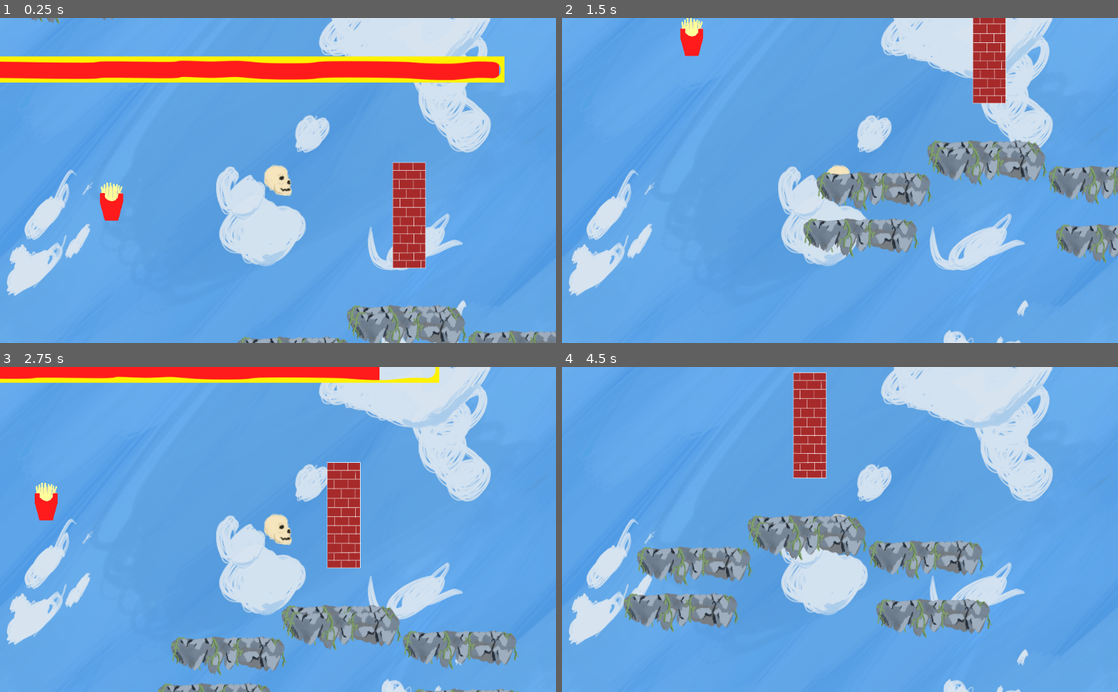
Above: before the commit, frames 1-4 (two rows, left to right).
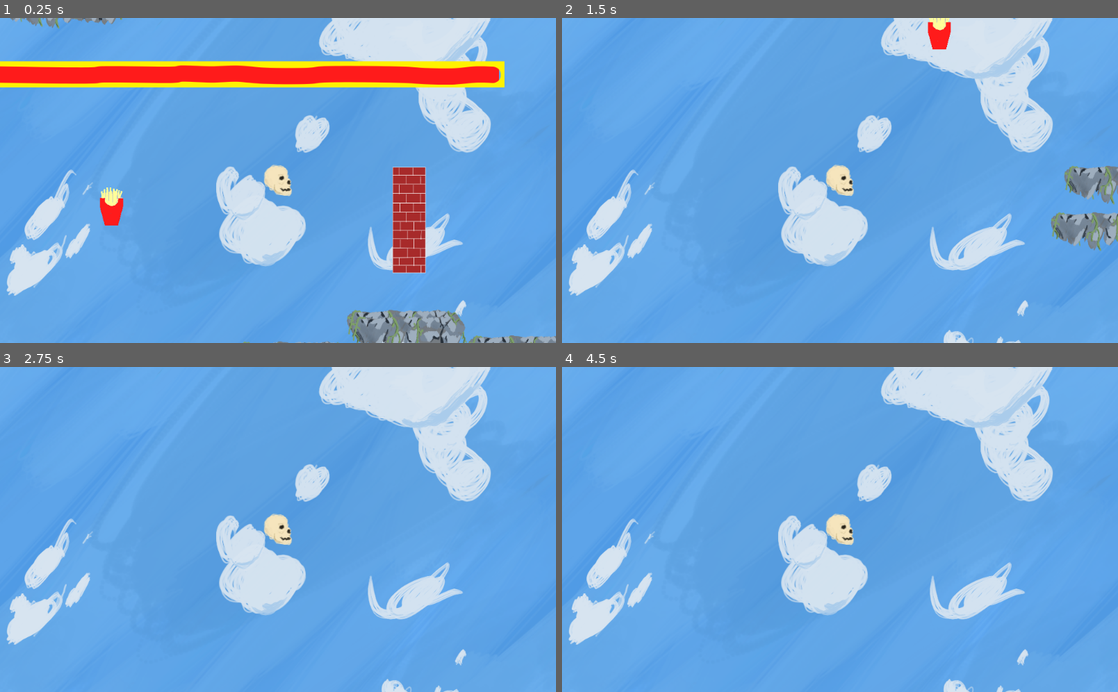
Above: after the commit, the same moments.

Repository: 4X3L/sky-high
Game: Godot game, scene res://Game.tscn
Same seed, same stepped clock (60 frames per second), same inputs: the game is played once before the commit and once after it.
Inputs (mouse positions are in pixels of both pictures, inside the frame that each line leads up to):
- Up to frame 1 (0.25 s): no input
- Up to frame 2 (1.5 s): move the mouse to (962, 164) at 0.52 s; press the mouse at (962, 164) at 0.53 s; move the mouse to (728, 196) at 1.27 s; release the mouse at (728, 196) at 1.28 s; click (728, 196) at 1.35 s
- Up to frame 3 (2.75 s): move the mouse to (333, 458) at 2.02 s; press the mouse at (333, 458) at 2.03 s
- Up to frame 4 (4.5 s): move the mouse to (812, 594) at 2.77 s; release the mouse at (812, 594) at 2.78 s; click (812, 594) at 2.85 s; move the mouse to (1006, 578) at 3.52 s; press the mouse at (1006, 578) at 3.53 s; move the mouse to (673, 480) at 4.27 s; release the mouse at (673, 480) at 4.28 s; click (673, 480) at 4.35 s

The runs differ from the first frame. In frame 1, 8.9% of the frame differs, in the area x 0-100%, y 0-100%; in frame 2, 10%; in frame 3, 12%, in the area x 0-94%, y 0-100%; in frame 4, 11%.

Commit message:
Fixed reletve mouse

Diff:
--- a/Fries.gd
+++ b/Fries.gd
@@ -14,7 +14,6 @@
 
 # Called when the node enters the scene tree for the first time.
 func _ready():
-	print("Here we go")
 	self.connect("body_entered", self, "_on_Player_body_entered")
 	var player_node = get_tree().get_nodes_in_group("Players")[0]
 	# TODO this is jank ^
--- a/Game.tscn
+++ b/Game.tscn
@@ -14,6 +14,8 @@
 "Players",
 ] instance=ExtResource( 1 )]
 position = Vector2( 542.572, 193.541 )
+GRAVITY = 15.0
+JUMP_POWER = 4.0
 
 [node name="Platform" parent="." groups=[
 "Platforms",
--- a/Player.gd
+++ b/Player.gd
@@ -26,7 +26,9 @@
 	if event.is_action_pressed("game_click"):
 		#velocity[1] = -800
 
-		velocity = get_viewport().get_mouse_position() - position
+		velocity = get_viewport().get_mouse_position() - get_global_transform_with_canvas().origin
+
+		print("Mouse: ", get_viewport().get_mouse_position(), "\nSkull: ", get_global_transform_with_canvas().origin)
 
 		if FIXED:
 			velocity = velocity.normalized() * JUMP_POWER_FIXED
